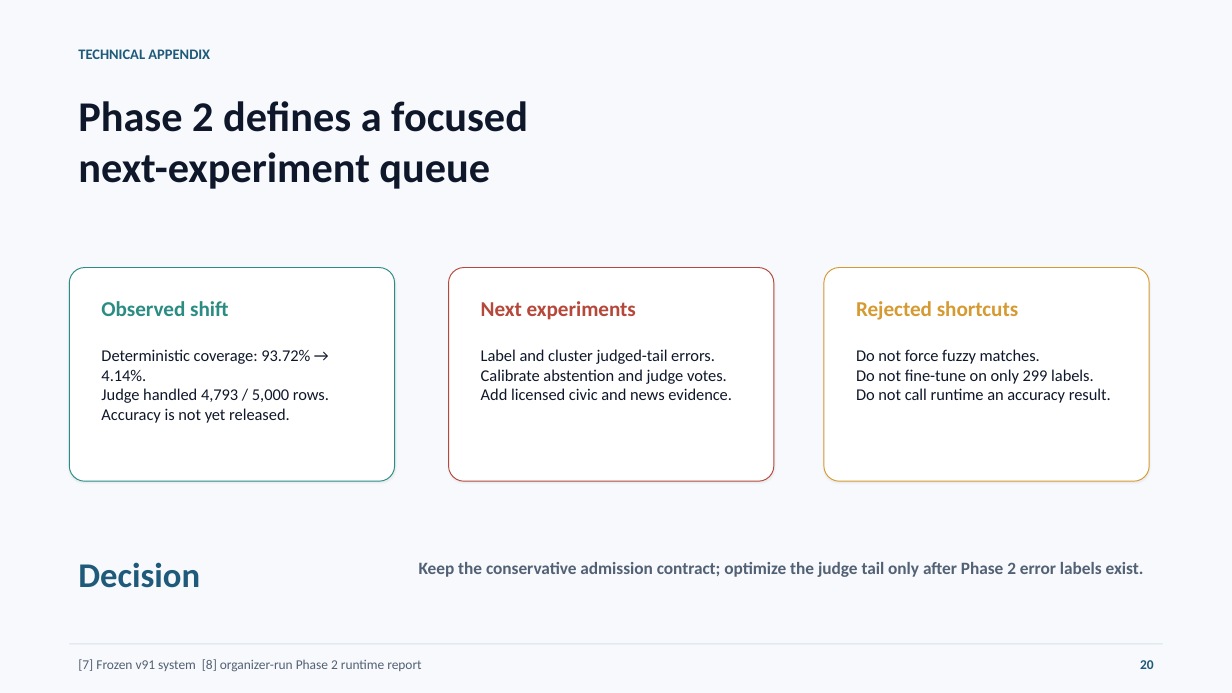
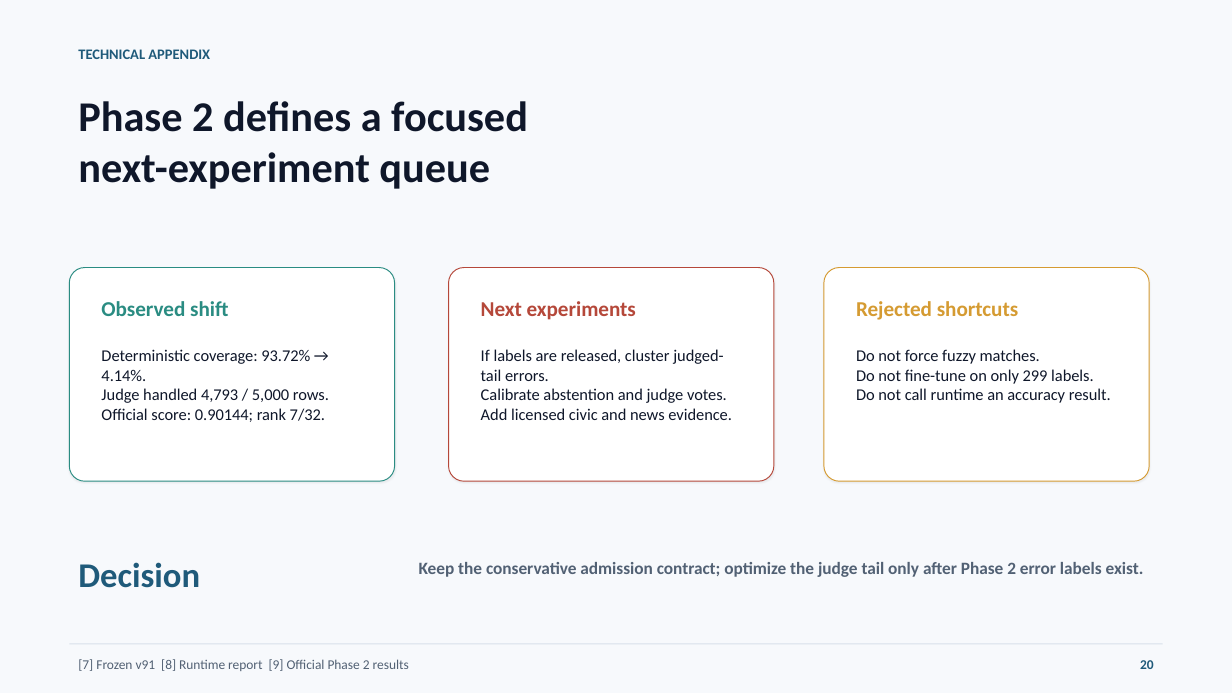
Before and after one commit to Seyamalam/bengali-hallucination-v91-submission, a slide deck: slide 20 of presentation/Huntrix_Final_Presentation_20_Slides.pptx. Drawn at 1232x693 pixels with LibreOffice and Linux fonts; fonts in the diff are those of the drawing. Boxes give left, top, right and bottom in pixels: in the first picture for what was removed or moved away, otherwise in the second. Text is boxed around its words. In the diff, an @@ line names an element or a change of style, - is before the commit and + after.

Commit message:
add official Phase 2 result to report and presentation

```diff
--- a/presentation/Huntrix_Final_Presentation_20_Slides.pptx
+++ b/presentation/Huntrix_Final_Presentation_20_Slides.pptx
@@ text at (481,349,723,381): text changed @@
-Label and cluster judged-tail errors.
+If labels are released, cluster judged-tail errors.
@@ text at (101,408,325,422): text changed @@
-Accuracy is not yet released.
+Official score: 0.90144; rank 7/32.
@@ text at (78,659,409,671): text changed @@
-[7] Frozen v91 system [8] organizer-run Phase 2 runtime report
+[7] Frozen v91 [8] Runtime report [9] Official Phase 2 results
```
Also in this commit, not shown: 4 other slides changed, 11 other files.
